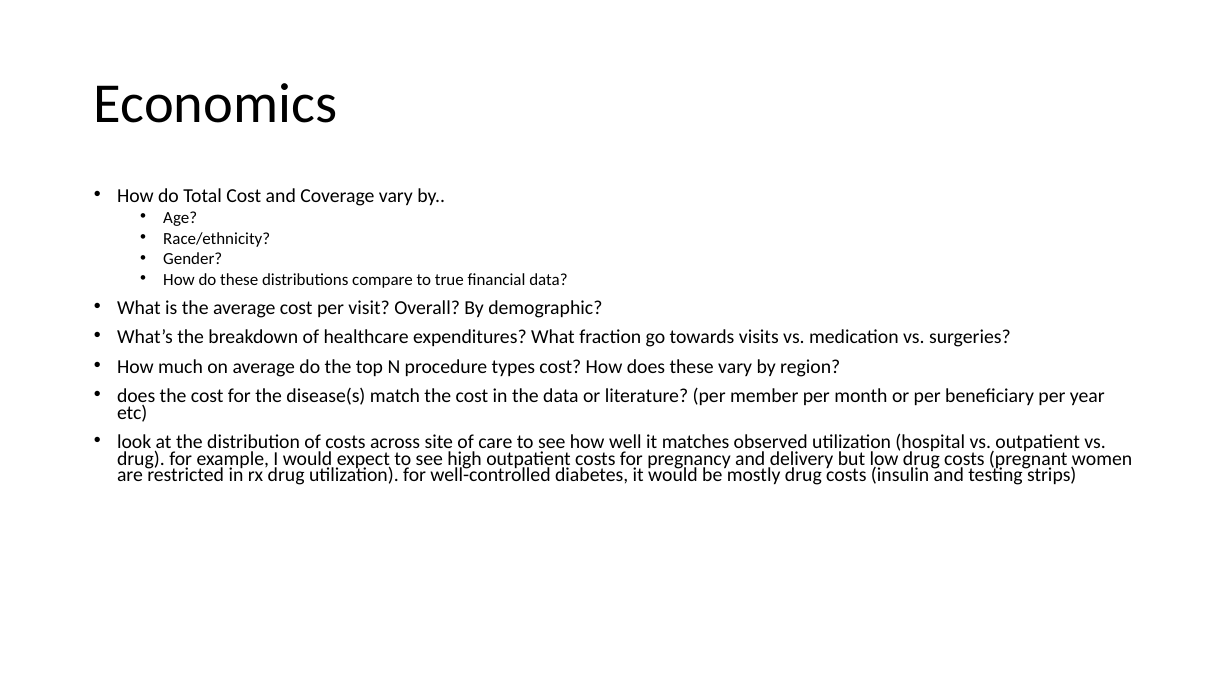
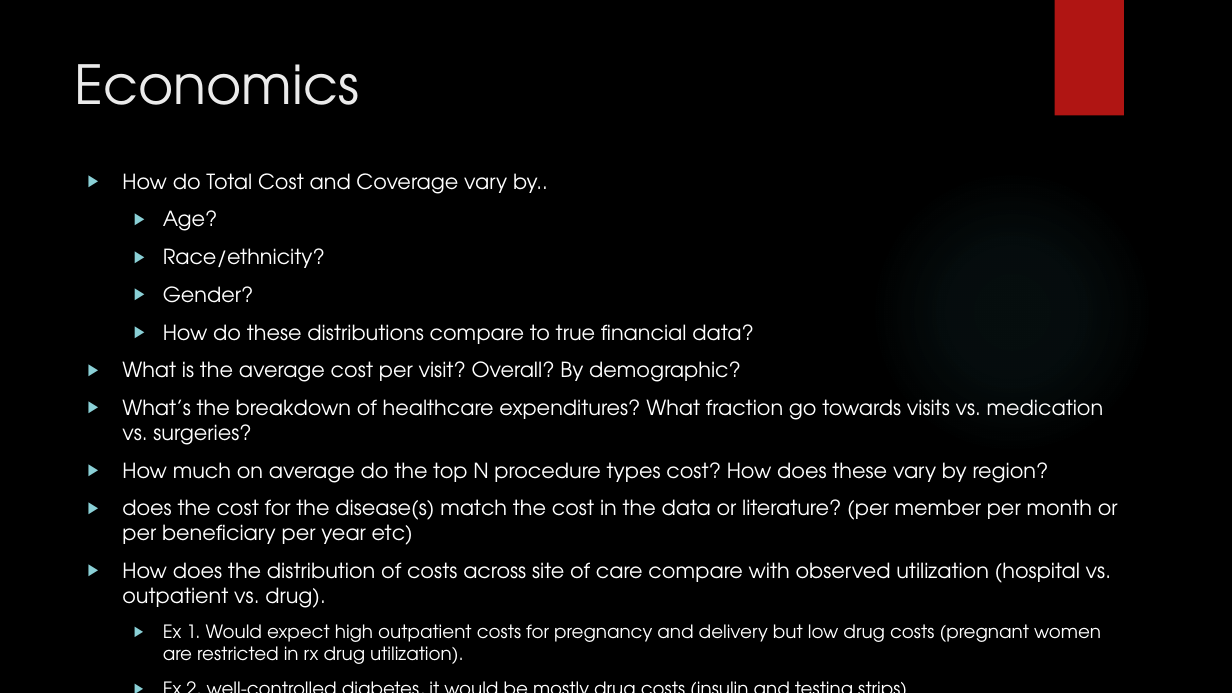
Before and after one commit to synthetichealth/module-validation, a slide deck: slide 9 of notebook-ideas.pptx (slide 2 before the commit). Drawn at 1232x693 pixels with LibreOffice and Linux fonts; fonts in the diff are those of the drawing; background and template pictures are left out. Boxes give left, top, right and bottom in pixels: in the first picture for what was removed or moved away, otherwise in the second. Text is boxed around its words. In the diff, an @@ line names an element or a change of style, - is before the commit and + after.

```diff
--- a/notebook-ideas.pptx
+++ b/notebook-ideas.pptx
@@ background #FFFFFF to picture (left out) @@
@@ rectangle added at box(1055, 0, 1124, 116), fill #B01513 @@
@@ title "Economics": place and size @@
-title "Economics" at box(94, 83, 337, 123)
+title "Economics" at box(75, 64, 359, 105)
@@ title "Economics" at box(75, 64, 359, 105): size 44 to 42 pt, font Calibri to TeX Gyre Adventor, text colour #000000 to #EBEBEB; line spacing 0.9 to 1; vertical alignment middle to top @@
@@ text "How do Total Cost and ...": place and size @@
-text "How do Total Cost and ..." at box(117, 188, 1132, 485)
+text "How do Total Cost and ..." at box(122, 173, 1118, 642)
@@ text at box(122, 173, 1118, 545): size 15.4 to 16.1 pt in "How do Total Cost and Coverage vary ...", "What is the average cost per visit? ...", "What’s the breakdown of healthcare expenditures? What ...", "How much on average do the top ..." and 1 more places; font Calibri to TeX Gyre Adventor, text colour #000000 to #FFFFFF in "How do Total Cost and Coverage vary ...", "Age?", "Race/ethnicity?", "Gender?" and 5 more places; size 13.2 to 16.1 pt in "Age?", "Race/ethnicity?", "Gender?", "How do these distributions compare to true ..."; bullet • to ▶; line spacing 0.7 to 1; more space between paragraphs @@
@@ ellipse added at box(870, 169, 1154, 454), fill gradient #50B9C1 @@
@@ text at box(122, 562, 1111, 642): text changed; size 15.4 to 14.2 pt; font Calibri to TeX Gyre Adventor; text colour #000000 to #FFFFFF @@
-• look at the distribution of costs across site of care to see how well it matches observed utilization (hospital vs. outpatient vs. drug). for example, I would expect to see high outpatient costs for pregnancy and delivery but low drug costs (pregnant women are restricted in rx drug utilization). for well-controlled diabetes, it would be mostly drug costs (insulin and testing strips)
+▶ How does the distribution of costs across site of care compare with observed utilization (hospital vs. outpatient vs. drug).
+  ▶ Ex 1. Would expect high outpatient costs for pregnancy and delivery but low drug costs (pregnant women are restricted in rx drug utilization).
+  ▶ Ex 2. well-controlled diabetes, it would be mostly drug costs (insulin and testing strips)
```
Also in this commit, not shown: 2 other slides changed, 9 slides added, 1 slide removed, 1 other file.
